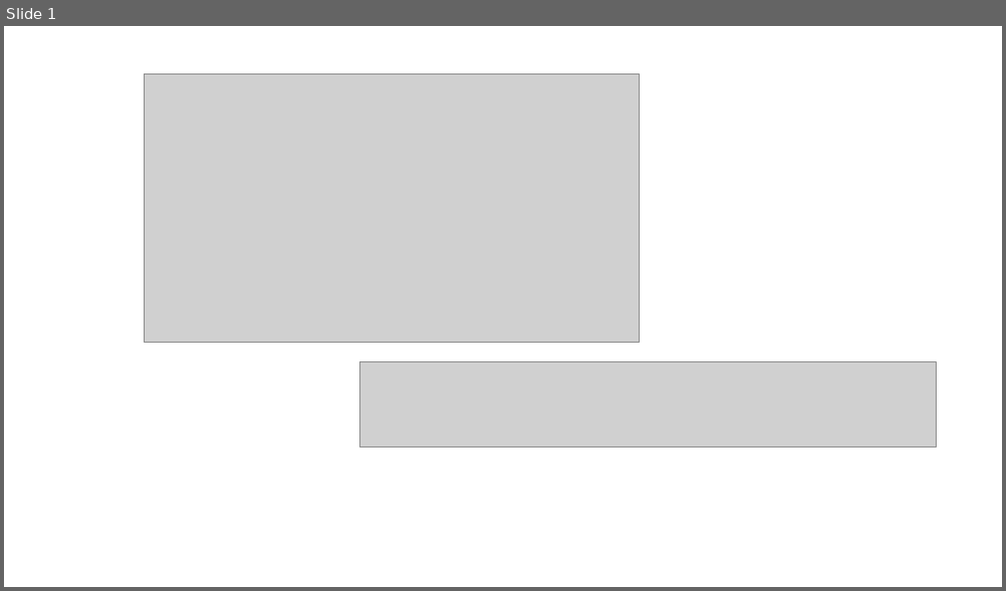
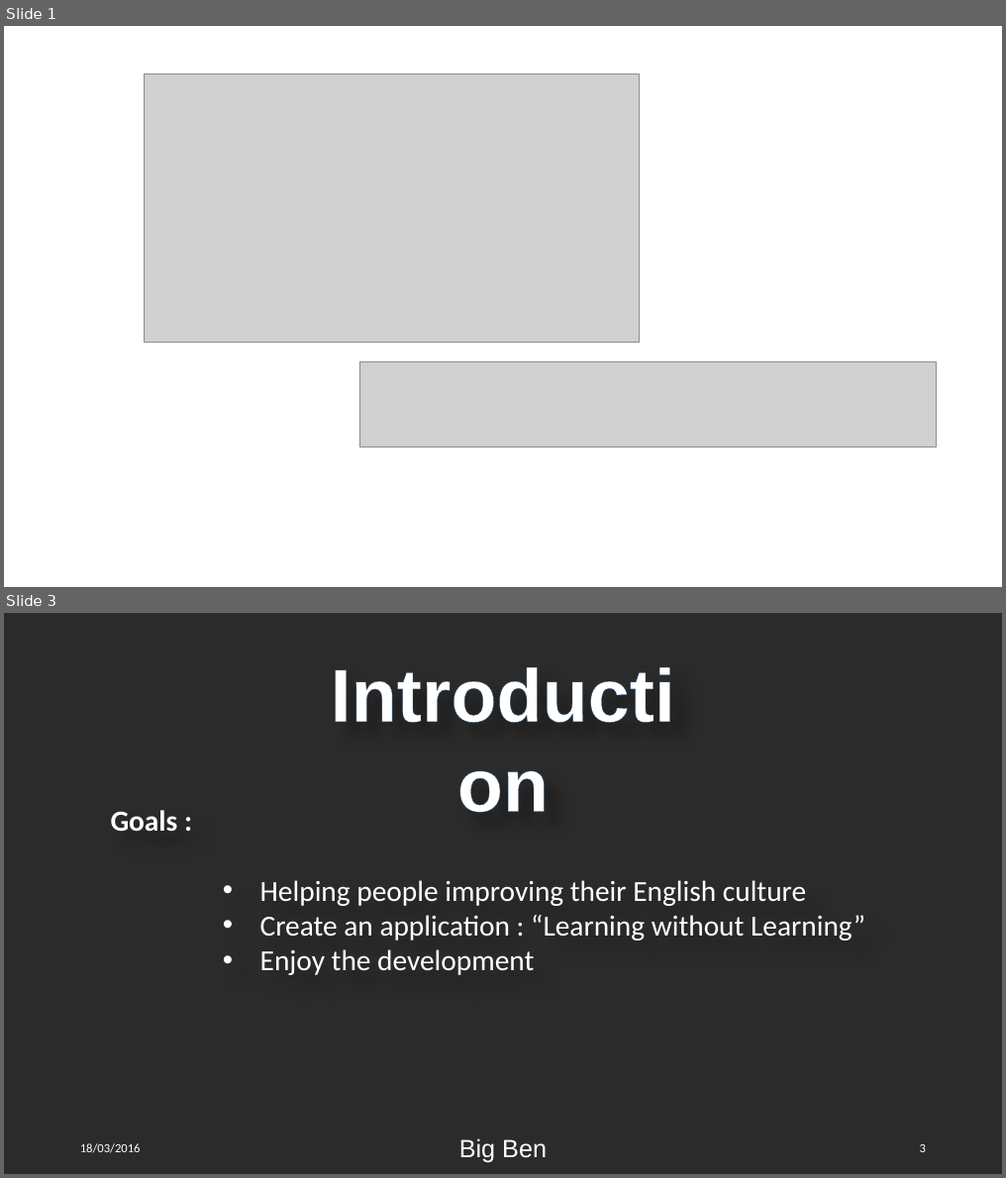
Before and after one commit to Qu1lby/BigBen, a slide deck: Presentation.pptx. Shown one above the other, each under a label of ours: slide 1 before the commit, slides 1 and 3 after it; the slides between them are not shown. The pictures are 1006x591 and 1006x1178 pixels, drawn with LibreOffice and Linux fonts; fonts in the diff are those of the drawing; grey boxes stand for pictures; background and template pictures are left out; a plain dark background stands for a picture behind light text. Boxes give left, top, right and bottom in pixels: in the first picture for what was removed or moved away, otherwise in the second. Text is boxed around its words. In the diff, an @@ line names an element or a change of style, - is before the commit and + after.

```diff
--- a/Presentation.pptx
+++ b/Presentation.pptx
@@ slide 3 added at <box>4,613,1002,1174</box>, background picture (left out) @@
@@ text added at <box>319,643,687,741</box>, 72 pt, text #FFFFFF, bold @@
+Introduction
@@ text added at <box>111,810,865,975</box>, 28 pt, text #FFFFFF @@
+Goals :
+      • Helping people improving their English culture
+      • Create an application : “Learning without Learning”
+      • Enjoy the development
@@ text added at <box>80,1144,141,1154</box>, 12 pt, text #FFFFFF @@
+18/03/2016
@@ text added at <box>459,1139,547,1163</box>, 24 pt, text #FFFFFF @@
+Big Ben
@@ page number added at <box>920,1145,926,1153</box>, 12 pt, text #FFFFFF @@
+3
```
Also in this commit, not shown: 3 slides changed, 1 other slide added, 1 other file.
